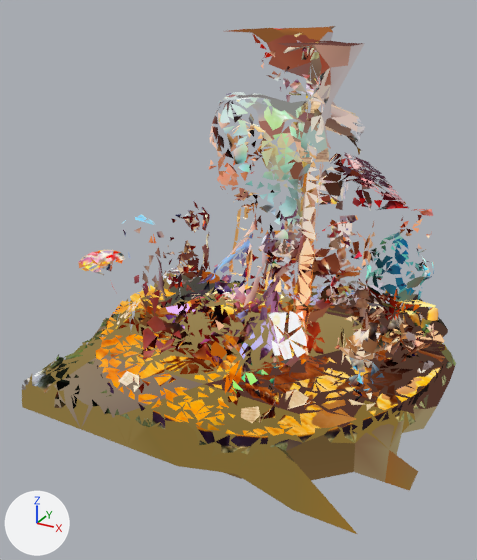
An edit to the glTF model SALIDA_Segrelles_Blender_4.glb, drawn before and after from the same camera.
The view is the same before and after, from a camera (50 mm lens) standing at (2.13, -4.41, 3.01) and looking at (-0.14, -0.28, 0.95). Lighting does not change. The marker at lower left points along +X, +Y and +Z. The older version comes first. Where no turn or scale is listed for an object, it has been applied to the vertices. Vertices at exactly the same position are counted once.
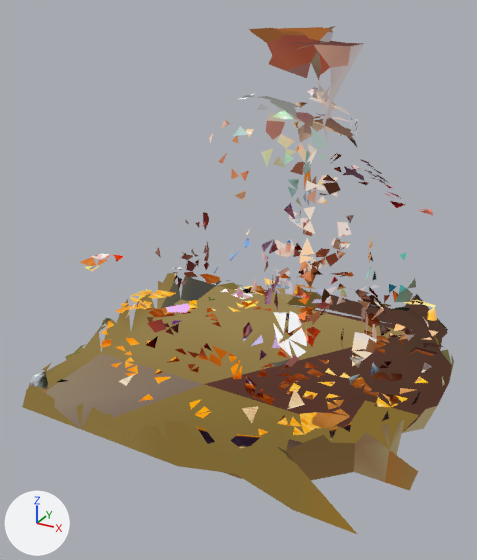
Commit message: Simplified 3D models / updated fi

Changed parts and their boxes [x1, y1, x2, y2] in the pictures (477 x 560 px):
'Mesh_0.002', reshaped
    before: [22, 26, 456, 535]
    after: [22, 26, 454, 535]
part 1 of me_mesh_0_001, deleted
    before: [66, 40, 443, 431]
part 2 of me_mesh_0_001, cut back
    before: [22, 28, 456, 473]
    after: [128, 196, 412, 466]

The change, as a diff of the scene's bpy script:
```diff
--- a/SALIDA_Segrelles_Blender_4.glb.py
+++ b/SALIDA_Segrelles_Blender_4.glb.py
@@ me_mesh_0_001 @@
 # used by ob_mesh_0_002; location = (-1.473, 1.395, 0.0)
-me_mesh_0_001.from_pydata(...)  # 7749 vertices, 5000 faces; spans x 0.0..2.94, y -2.79..0.0, z 0.0..2.74
+me_mesh_0_001.from_pydata(...)  # 1730 vertices, 1000 faces; spans x 0.0..2.94, y -2.79..0.01, z 0.0..2.74
+# me_mesh_0_001 part 1: 697 loose pieces with 3069 vertices, spanning x 0.04..2.86, y -2.79..-0.04, z 0.21..2.73, are deleted
+# me_mesh_0_001 part 2: 2 vertices moved within x 1.33..1.66, y -0.83..-0.68, z 0.97..1.34; 2949 vertices removed from x 0.0..2.9, y -2.79..0.0, z 0.12..2.74; 2 vertices added at x 1.22..2.34, y -2.79..0.01, z 0.0..0.26
+# other edits to the shape of me_mesh_0_001 do not show in these pictures
 me_mesh_0_001.materials.append(mat_tex_u1_v1_003)
```
